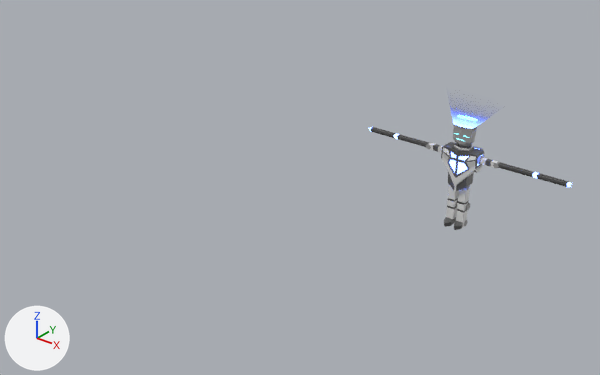
A saved change to the FBX model Assets/Game/Characters/Garbi-EL/Gabri-EL.fbx.
Before and after are seen from a 50 mm camera at (8.36, -16.67, 9.8) aimed at (-2.27, -3.38, 1.57). Arrows for +X, +Y and +Z are at lower left; the lights stay in place. Vertices at the same position are counted once.

In view in the first picture: 'Gabri-EL'.
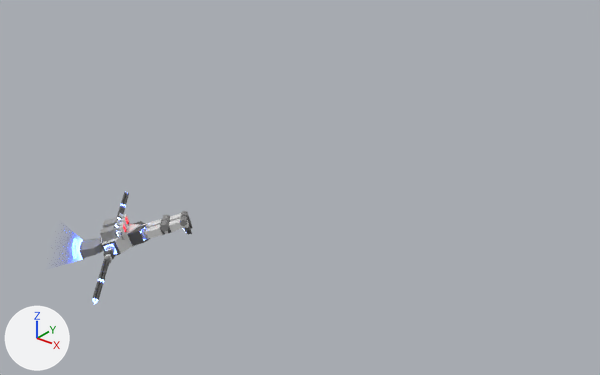
What changed in the scene script:
```text
Change me_cube_001:
    used by ob_gabri_el; location = (0.0, 0.0, 0.0)
    remove me_cube_001.from_pydata(...)  # 1037 vertices, 1001 faces; spans x -2.71..2.71, y -0.35..1.08, z -0.02..3.83
    add me_cube_001.from_pydata(...)  # 1268 vertices, 1229 faces; spans x -2.71..2.71, y -0.35..1.08, z -0.02..3.83
    me_cube_001 part 1: 65 vertices moved from x -0.5..0.5, y -0.27..0.07, z -0.01..2.49 to x -0.49..0.48, y -0.27..0.07, z -0.01..2.54; 142 vertices removed from x -0.47..0.47, y -0.26..0.19, z 0.09..2.61; 373 vertices added at x -2.51..2.51, y -0.28..0.53, z 0.07..2.54
    me_cube_001 part 2: 16 kept faces spanning x -0.18..0.33, y -0.17..0.4, z 0.92..1.95 get new texture (UV) coordinates
Change ob_gabri_el:
    ob_gabri_el.location: (0.0, 0.0, 0.0) -> (-4.51, -4.83, 0.63)
    ob_gabri_el.rotation_euler: (0.0, 0.0, 0.0) -> (1.856, -0.0202, -0.832)  # degrees (0, 0, 0) -> degrees (106, -1.2, -48)
```

Where the change shows, as pixel boxes (x1, y1, x2, y2) in the pictures (600 x 375 px):
'Gabri-EL', reshaped, moved, turned: before (368, 113, 572, 230); after (71, 192, 192, 305)
part 1 of me_cube_001, built on: before (438, 113, 487, 230); after (80, 192, 192, 301)
part 2 of me_cube_001, surface changed: after (103, 219, 148, 233)
